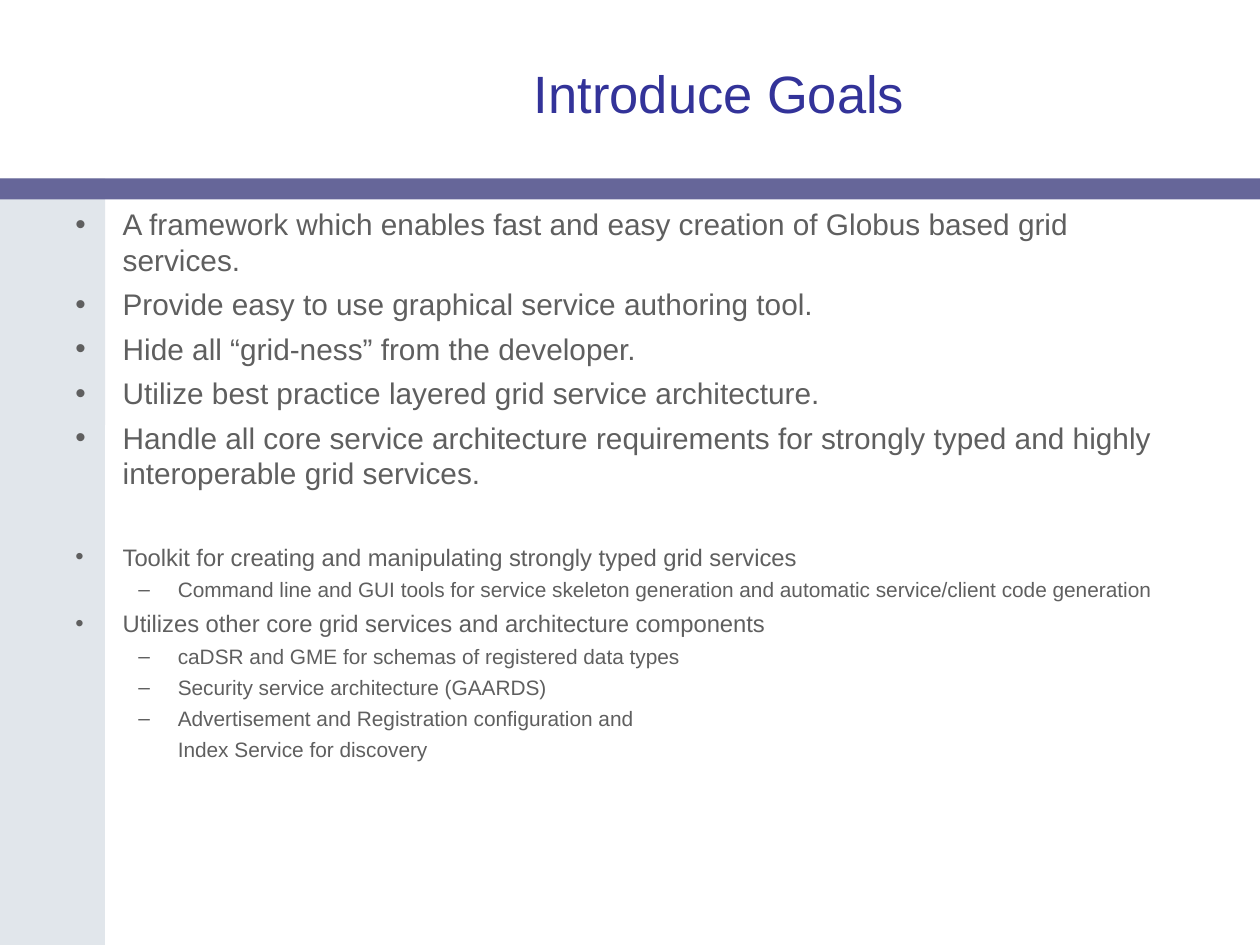
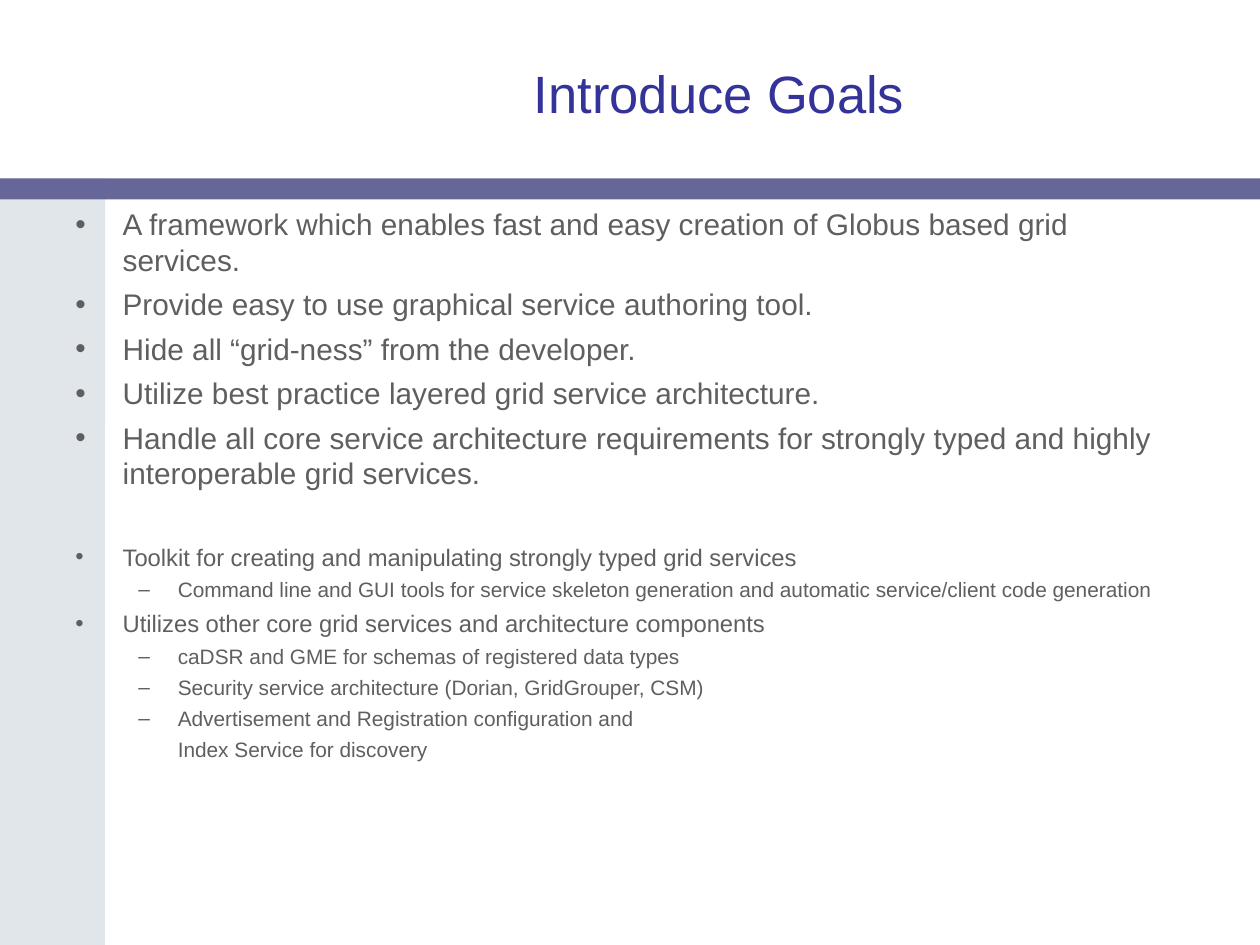
Before and after one commit to NCIP/cagrid-docs, a slide deck: slide 2 of presentations/introduce/Introduce-OGF19.ppt. Drawn at 1260x945 pixels with LibreOffice and Linux fonts; fonts in the diff are those of the drawing; background and template pictures are left out. Boxes give left, top, right and bottom in pixels: in the first picture for what was removed or moved away, otherwise in the second. Text is boxed around its words. In the diff, an @@ line names an element or a change of style, - is before the commit and + after.

```diff
--- a/presentations/introduce/Introduce-OGF19.ppt
+++ b/presentations/introduce/Introduce-OGF19.ppt
@@ text at (178,680,703,700): text changed @@
-  – Security service architecture (GAARDS)
+  – Security service architecture (Dorian, GridGrouper, CSM)
```
Also in this commit, not shown: 4 other slides changed, 1 slide removed, 1 other file.
